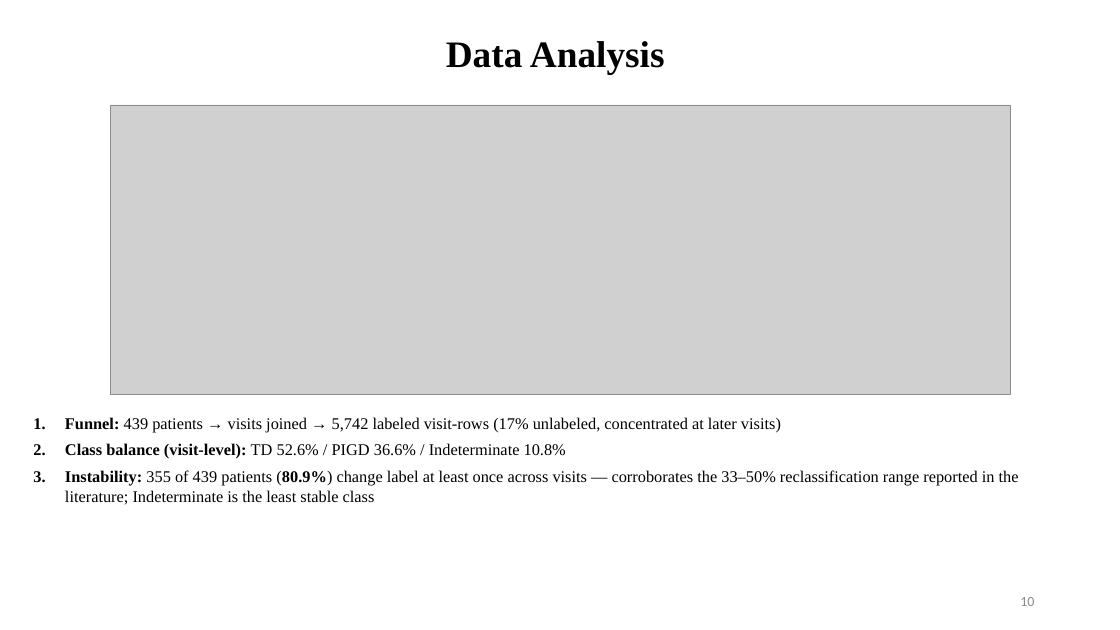
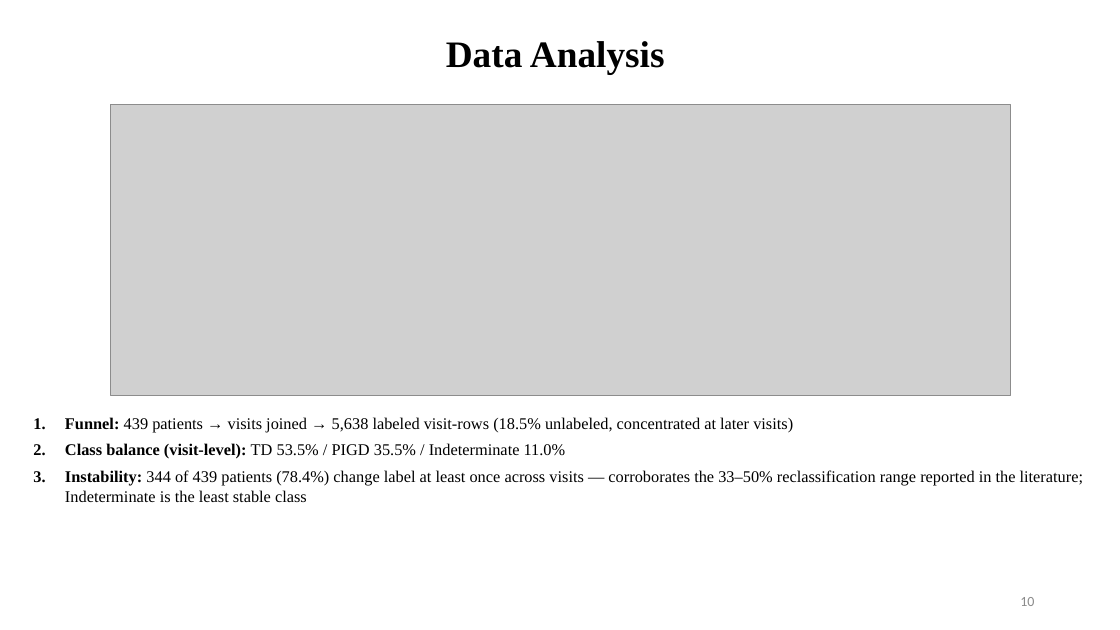
Before and after one commit to HarshilForWork/Major_project, a slide deck: slide 10 of reports/slides/TRACE-PD_first_review.pptx. Drawn at 1120x630 pixels with LibreOffice and Linux fonts; fonts in the diff are those of the drawing; grey boxes stand for pictures. Boxes give left, top, right and bottom in pixels: in the first picture for what was removed or moved away, otherwise in the second. Text is boxed around its words. In the diff, an @@ line names an element or a change of style, - is before the commit and + after.

```diff
--- a/reports/slides/TRACE-PD_first_review.pptx
+++ b/reports/slides/TRACE-PD_first_review.pptx
@@ text at bbox=[65, 417, 1083, 502]: text changed @@
-1. Funnel: 439 patients → visits joined → 5,742 labeled visit-rows (17% unlabeled, concentrated at later visits)
-2. Class balance (visit-level): TD 52.6% / PIGD 36.6% / Indeterminate 10.8%
-3. Instability: 355 of 439 patients (80.9%) change label at least once across visits — corroborates the 33–50% reclassification range reported in the literature; Indeterminate is the least stable class
+1. Funnel: 439 patients → visits joined → 5,638 labeled visit-rows (18.5% unlabeled, concentrated at later visits)
+2. Class balance (visit-level): TD 53.5% / PIGD 35.5% / Indeterminate 11.0%
+3. Instability: 344 of 439 patients (78.4%) change label at least once across visits — corroborates the 33–50% reclassification range reported in the literature; Indeterminate is the least stable class
```
Also in this commit, not shown: 2 other slides changed, 16 other files.
